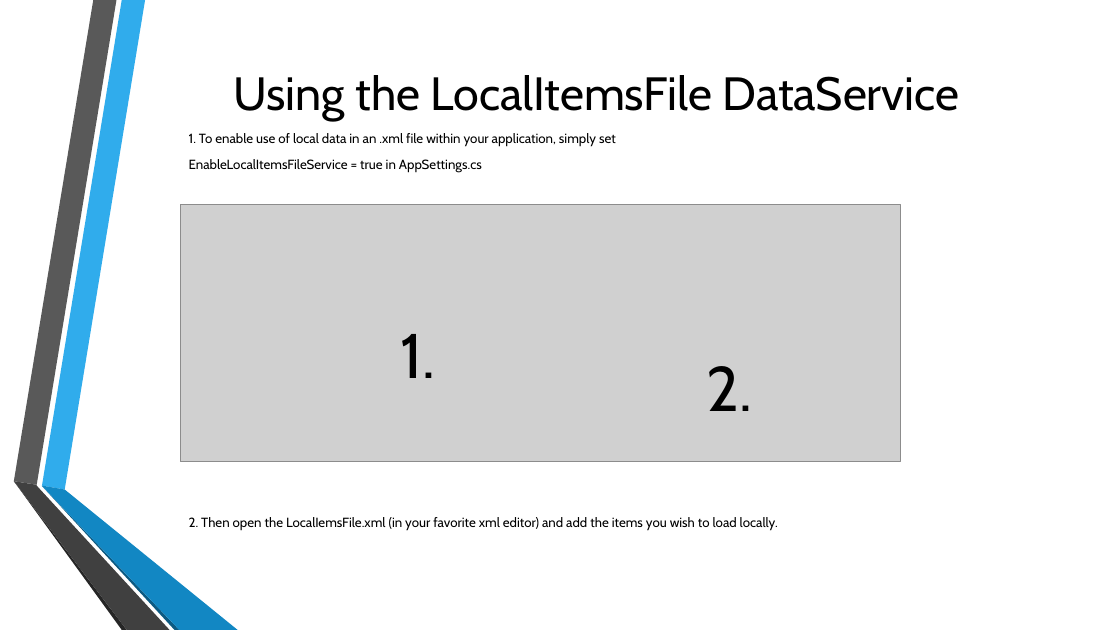
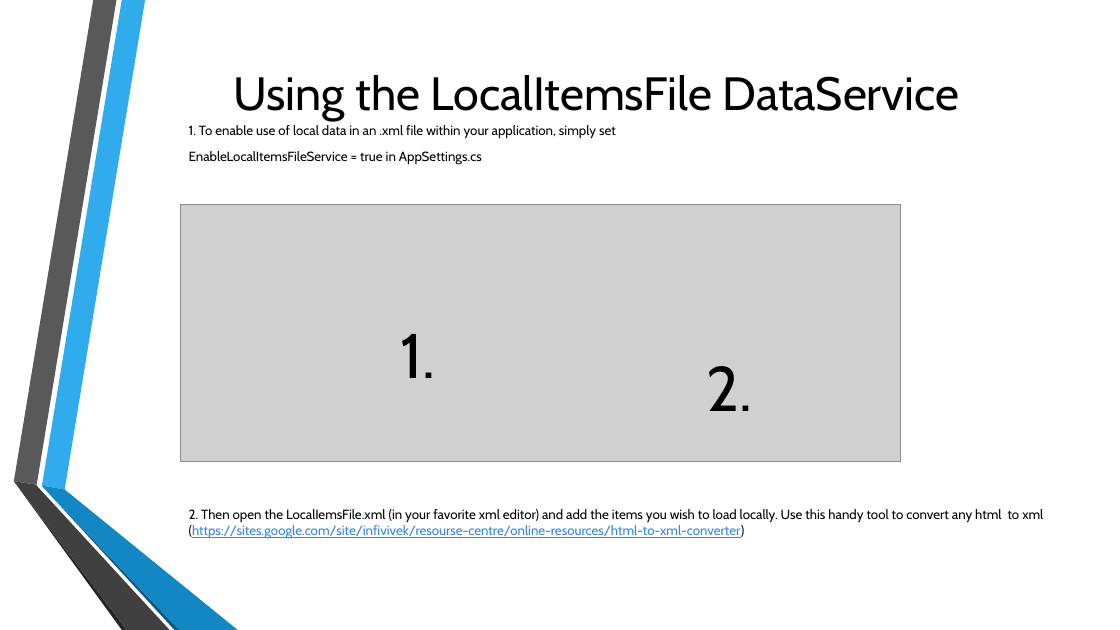
Before and after one commit to toolboc/XPlatformCloudKit, a slide deck: slide 13 of XPlatformCloudkit.pptx (slide 11 before the commit). Drawn at 1120x630 pixels with LibreOffice and Linux fonts; fonts in the diff are those of the drawing; grey boxes stand for pictures; background and template pictures are left out. Boxes give left, top, right and bottom in pixels: in the first picture for what was removed or moved away, otherwise in the second. Text is boxed around its words. In the diff, an @@ line names an element or a change of style, - is before the commit and + after.

Commit message:
Slides Updated

```diff
--- a/XPlatformCloudkit.pptx
+++ b/XPlatformCloudkit.pptx
@@ text at (x1=189, y1=509, x2=1043, y2=539): text changed @@
-2. Then open the LocalIemsFile.xml (in your favorite xml editor) and add the items you wish to load locally.
+2. Then open the LocalIemsFile.xml (in your favorite xml editor) and add the items you wish to load locally. Use this handy tool to convert any html to xml (https://sites.google.com/site/infivivek/resourse-centre/online-resources/html-to-xml-converter)
```
Also in this commit, not shown: 1 other slide changed, 1 slide added.
